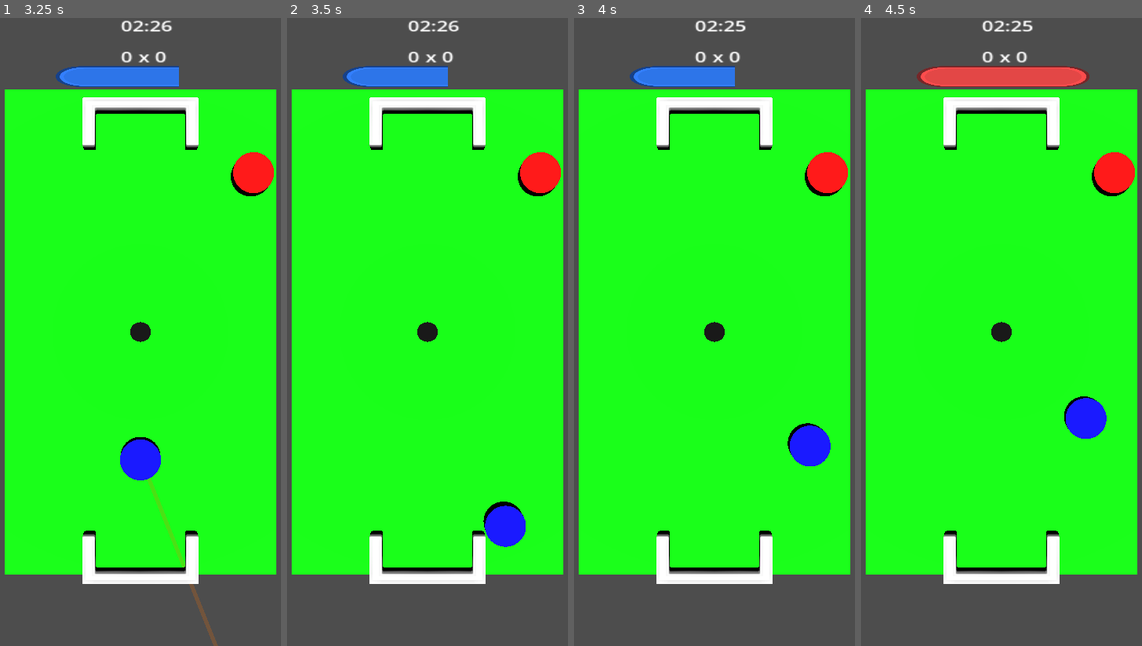
Above: before the commit, frames 1-4 (left to right).
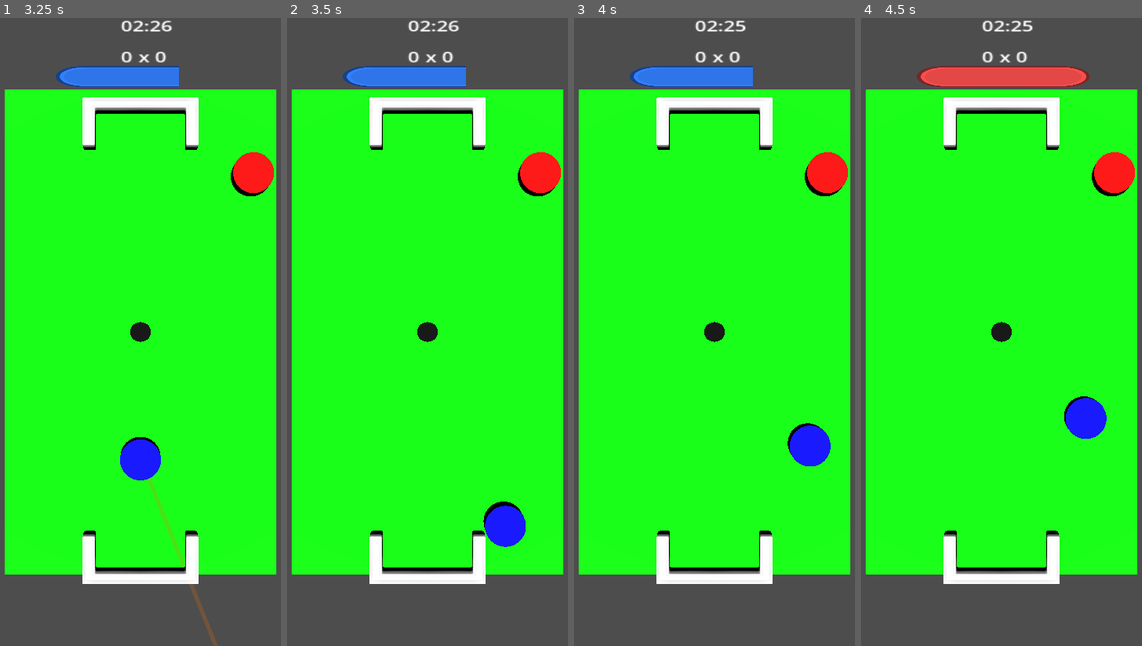
Above: after the commit, the same moments.

Repository: PelvicPsycho/ultimate-botao
Game: Godot game, scene res://MatchScene.tscn
Same seed, same stepped clock (60 frames per second), same inputs: the game is played once before the commit and once after it.
Inputs (mouse positions are in pixels of both pictures, inside the frame that each line leads up to):
- Up to frame 1 (3.25 s): tap Enter at 0.5, 2.75 s; move the mouse to (219, 300) at 0.52 s; tap 1 at 0.6 s; click (219, 300) at 0.67 s; tap Space at 1.25 s; drag from (70, 363) to (123, 457) at 1.27 s; move the mouse to (177, 193) at 2.02 s; tap 3 at 2.1 s; click (177, 193) at 2.17 s; drag from (123, 457) to (33, 237) at 2.77 s
- Up to frame 2 (3.5 s): no input
- Up to frame 3 (4 s): move the mouse to (821, 426) at 3.52 s; tap 2 at 3.6 s; click (821, 426) at 3.67 s
- Up to frame 4 (4.5 s): drag from (894, 237) to (948, 175) at 4.27 s

Frame 1 is identical in both runs. In frame 2, 0.2% of the frame differs, in the area x 57-64%, y 7-11%; in frame 3, 0.2%; in frame 4, nothing differs.

Commit message:
_transferindo_timers_para_script_separado

Diff:
--- /dev/null
+++ b/Componentes/MatchTimer.gd
@@ -0,0 +1,115 @@
+extends Node
+class_name MatchTimer
+
+signal lance_acabou
+signal partida_acabou
+
+@export var tempo_maximo_lance: float = 10.0
+@export var tempo_maximo_partida: float = 150.0 # 2:30
+
+@onready var label_partida: Label = $"../CanvasLayer/VSplitContainer/Label_Tempo"
+@onready var progress_bar_lance: TextureProgressBar = $"../CanvasLayer/TextureProgressBar_Lance"
+
+var tempo_lance_restante: float = 0.0
+var tempo_partida_restante: float = 0.0
+
+var lance_rodando: bool = false
+var partida_rodando: bool = false
+var pausado: bool = false
+
+var current_turn_value: int = 0
+
+
+func _ready() -> void:
+	tempo_lance_restante = tempo_maximo_lance
+	tempo_partida_restante = tempo_maximo_partida
+	_atualizar_label_partida()
+	_atualizar_barra_lance()
+	_atualizar_cor_barra()
+
+
+func iniciar_partida() -> void:
+	tempo_partida_restante = tempo_maximo_partida
+	partida_rodando = true
+	_atualizar_label_partida()
+
+
+func iniciar_lance(turn_value: int) -> void:
+	current_turn_value = turn_value
+	tempo_lance_restante = tempo_maximo_lance
+	lance_rodando = true
+	pausado = false
+	_atualizar_barra_lance()
+	_atualizar_cor_barra()
+
+
+func pausar_lance() -> void:
+	pausado = true
+
+
+func retomar_lance() -> void:
+	pausado = false
+
+
+func parar_tudo() -> void:
+	lance_rodando = false
+	partida_rodando = false
+	pausado = false
+
+
+func _process(delta: float) -> void:
+	if partida_rodando:
+		tempo_partida_restante -= delta
+		_atualizar_label_partida()
+
+		if tempo_partida_restante <= 0.0:
+			tempo_partida_restante = 0.0
+			partida_rodando = false
+			partida_acabou.emit()
+			return
+
+	if not lance_rodando:
+		return
+
+	if pausado:
+		return
+
+	tempo_lance_restante -= delta
+	_atualizar_barra_lance()
+
+	if tempo_lance_restante <= 0.0:
+		tempo_lance_restante = 0.0
+		lance_rodando = false
+		_atualizar_barra_lance()
+		lance_acabou.emit()
+func _atualizar_label_partida() -> void:
+	if label_partida == null:
+		return
+
+	var minutos := int(tempo_partida_restante) / 60
+	var segundos := int(tempo_partida_restante) % 60
+	label_partida.text = "%02d:%02d" % [minutos, segundos]
+
+
+func _atualizar_barra_lance() -> void:
+	if progress_bar_lance == null:
+		return
+
+	progress_bar_lance.min_value = 0
+	progress_bar_lance.max_value = tempo_maximo_lance
+	progress_bar_lance.value = tempo_lance_restante
+func resetar_barra_lance() -> void:
+	tempo_lance_restante = tempo_maximo_lance
+	if progress_bar_lance:
+		progress_bar_lance.max_value = tempo_maximo_lance
+		progress_bar_lance.min_value = 0
+		progress_bar_lance.value = tempo_maximo_lance
+
+func _atualizar_cor_barra() -> void:
+	if progress_bar_lance == null:
+		return
+
+	if current_turn_value == 0:
+		progress_bar_lance.self_modulate = Color(0.2, 0.5, 1.0, 1.0) # HOME
+	else:
+		progress_bar_lance.self_modulate = Color(1.0, 0.3, 0.3, 1.0) # AWAY
--- a/MatchScene.tscn
+++ b/MatchScene.tscn
@@ -11,6 +11,7 @@
 [ext_resource type="Script" uid="uid://bsh77xacbgnf5" path="res://Scripts Globais/gol_manager(temporario).gd" id="9_y3jfn"]
 [ext_resource type="PackedScene" uid="uid://cmr1tg758m3vc" path="res://Temporarios/Scenes_testes/pause_menu.tscn" id="10_xa1af"]
 [ext_resource type="Texture2D" uid="uid://bo3iftgkblwmo" path="res://ProgressBar/progress_track.png" id="11_1s8k8"]
+[ext_resource type="Script" uid="uid://bminfw21hws6" path="res://Componentes/MatchTimer.gd" id="12_1s8k8"]
 
 [sub_resource type="StandardMaterial3D" id="StandardMaterial3D_qsfy7"]
 albedo_color = Color(0, 1, 0, 1)
@@ -138,4 +139,7 @@
 [node name="Label_Away" type="Label" parent="CanvasLayer/VSplitContainer/HBoxContainer" unique_id=146010707]
 layout_mode = 2
 
+[node name="MatchTimer" type="Node" parent="." unique_id=112737087]
+script = ExtResource("12_1s8k8")
+
 [connection signal="timeout" from="TimerLance" to="." method="_on_timer_lance_timeout"]
--- a/Scripts Globais/MatchState.gd
+++ b/Scripts Globais/MatchState.gd
@@ -1,54 +1,39 @@
 extends Node
 
-enum turn {HOME, AWAY}
+enum turn { HOME, AWAY }
 enum ModoTiro { PUXAR, EMPURRAR, MODO_3 }
 
-# 🔴 Configurações de Jogo
 var modo_atual = ModoTiro.PUXAR
-var allPieces: Array[Player]
+
+var allPieces: Array[Player] = []
 var selectedPiece: Player
 
 @export var homeTeam: Team
-var homeScore: int
-var homePlayers: Array[Player]
+var homeScore: int = 0
+var homePlayers: Array[Player] = []
 
 @export var awayTeam: Team
-var awayScore: int
-var awayPlayers: Array[Player]
+var awayScore: int = 0
+var awayPlayers: Array[Player] = []
 
 var currentTurn: turn
-var turnCounter: int
+var turnCounter: int = 0
 var foulFlag: bool = false
 var goalFlag: bool = false
-
-# 🔵 Lógica do Script Velho Adaptada
-@export var tempo_maximo_lance: float = 10.0
-@export var caminho_label_lance: NodePath
-#onready var label_lance: Label =$CanvasLayer/Label_Lance
-@export var caminho_label_home: NodePath
-@export var caminho_label_away: NodePath
-@onready var label_partida: Label = $CanvasLayer/VSplitContainer/Label_Tempo
-@export var tempo_maximo_partida: float = 150 # 2:30
-var tempo_partida_restante: float = 0.0
-var partida_rodando: bool = false
-@onready var progressBar_Lance = $CanvasLayer/TextureProgressBar_Lance
-@export var textura_home: Texture2D
-@export var textura_away: Texture2D
-var lance_rodando: bool = false
 @onready var label_home: Label = $CanvasLayer/VSplitContainer/HBoxContainer/Label_Home
 @onready var label_away: Label = $CanvasLayer/VSplitContainer/HBoxContainer/Label_Away
-var tempo_restante: float = 0.0
-var rodando: bool = false
-var pausado: bool = false
+@onready var timer = $MatchTimer
 
-func _ready():
+
+func _ready() -> void:
 	selectFirstTurn()
+
 	homeScore = 0
 	awayScore = 0
 	turnCounter = 0
 	foulFlag = false
 	goalFlag = false
-	progressBar_Lance.value= 50
+
 	var nodes = get_tree().get_nodes_in_group("Players")
 	allPieces.assign(nodes)
 
@@ -66,122 +51,38 @@
 		else:
 			awayPlayers.append(piece)
 			piece.canPlay = (currentTurn == turn.AWAY)
-	tempo_partida_restante = tempo_maximo_partida
-	partida_rodando = true
-	_atualizar_label_partida()
+
 	_atualizar_placar()
 
-	# Inicia o tempo logo que o jogo começa
-	iniciar_lance()
-	#rint("Label Lance: ", label_lance)
-	print("Caminho configurado: ", caminho_label_lance)
-	#if label_lance == null:
-	#	print("❌ ERRO: Label não encontrado! Verifique o NodePath no Inspector.")
-	#else:
-	#	print("✅ Label encontrado e pronto.")
+	timer.partida_acabou.connect(_on_partida_acabou)
+	timer.lance_acabou.connect(_on_lance_acabou)
+	timer.iniciar_partida()
+	timer.iniciar_lance(currentTurn)
+
 
 func _atualizar_placar() -> void:
 	if label_home:
 		label_home.text = str(homeScore)
+
 	if label_away:
 		label_away.text = str(awayScore)
 
-func _process(delta: float) -> void:
-	if not rodando or goalFlag:
-		return
+func _on_lance_acabou() -> void:
+	print("⏰ Tempo do lance acabou.")
+	changeTurn()
+	timer.iniciar_lance(currentTurn)
 
-	# Se a física está rolando (peças movendo), o tempo não conta
-	if pausado:
-		if _partida_parou():
-			pausado = false
-			print("✅ Física parou, retomando timer.")
-		else:
-			# Remova este print depois que funcionar, ele serve para ver se está travado aqui
-			# print("⏳ Aguardando peças pararem...")
-			return
 
-	tempo_restante -= delta
-	if progressBar_Lance:
-		progressBar_Lance.value = tempo_restante
-	#_atualizar_label()
-	if partida_rodando:
-		tempo_partida_restante -= delta
+func _on_partida_acabou() -> void:
+	print("⏰ Fim da partida!")
+	timer.parar_tudo()
 
-	if tempo_partida_restante <= 0.0:
-		tempo_partida_restante = 0.0
-		partida_rodando = false
-		_atualizar_label_partida()
-		fim_de_partida()
-		return
 
-	_atualizar_label_partida()
-	if tempo_restante <= 0.0:
-		tempo_restante = 0.0
-		if progressBar_Lance:
-			progressBar_Lance.value = 0.0
-	#	_atualizar_label()
-		print("⏰ Tempo esgotado! Trocando turno.")
-		changeTurn()
-		iniciar_lance()
-
-# 🟢 Funções de Controle do Timer
-func iniciar_lance() -> void:
-	tempo_restante = tempo_maximo_lance
-	rodando = true
-	pausado = false
-
-	if progressBar_Lance:
-		progressBar_Lance.min_value = 0
-		progressBar_Lance.max_value = tempo_maximo_lance
-		progressBar_Lance.value = tempo_maximo_lance
-
-	atualizar_barra_turno()
-func pausar_lance() -> void:
-	pausado = true
-
-func _partida_parou() -> bool:
-	var limite_velocidade = 0.2
-	# Verifica se todas as peças pararam de se mover
-	for p in allPieces:
-		if p is RigidBody3D:
-			if not p.sleeping and p.linear_velocity.length() > limite_velocidade:
-				return false
-	# Verifica se a bola parou de se mover
-	var balls = get_tree().get_nodes_in_group("ball")
-	for ball in balls:
-		if ball is RigidBody3D:
-			if not ball.sleeping and ball.linear_velocity.length() > limite_velocidade:
-				return false
-	return true
-func _atualizar_label_partida() -> void:
-	if label_partida == null:
-		return
-
-	var minutos := int(tempo_partida_restante) / 60
-	var segundos := int(tempo_partida_restante) % 60
-	label_partida.text = "%02d:%02d" % [minutos, segundos]
-#func _atualizar_label() -> void:
-#	if label_lance == null:
-#		return
-#	var minutos := int(tempo_restante) / 60
-#	var segundos := int(tempo_restante) % 60
-	#label_lance.text = "%02d:%02d" % [minutos, segundos]
-
-# 🟡 Lógica de Turnos e Eventos
-func atualizar_barra_turno() -> void:
-	if progressBar_Lance == null:
-		return
-
-	if currentTurn == turn.HOME:
-		progressBar_Lance.self_modulate = Color(0.2, 0.5, 1.0) # azul
-	else:
-		progressBar_Lance.self_modulate = Color(1.0, 0.3, 0.3) # vermelho
-func onTurnPlayed():
+func onTurnPlayed() -> void:
 	for piece in allPieces:
 		piece.disabled = true
 
-	# Pausa o timer enquanto as peças batem e se movem
-	pausar_lance()
+	timer.pausar_lance()
 
 	await get_tree().create_timer(1.0).timeout
 
@@ -190,13 +91,11 @@
 
 	print("Turno jogado, verificando posse...")
 	decideTurn()
-	# Reinicia o tempo para o próximo lance (mesmo time ou troca)
-	iniciar_lance()
-func fim_de_partida() -> void:
-	print("⏰ Fim da partida!")
-	rodando = false
-	pausado = false
-func decideTurn():
+
+	timer.retomar_lance()
+	timer.resetar_barra_lance()
+
+func decideTurn() -> void:
 	if goalFlag:
 		return
 
@@ -217,7 +116,8 @@
 		print("❌ Jogador errou a bola! Troca de turno.")
 		changeTurn()
 
-func changeTurn():
+
+func changeTurn() -> void:
 	if currentTurn == turn.HOME:
 		currentTurn = turn.AWAY
 	else:
@@ -227,33 +127,42 @@
 		piece.canPlay = !piece.canPlay
 
 	turnCounter = 0
-	atualizar_barra_turno()
+	timer.iniciar_lance(currentTurn)
 
 	print("Turno atual: ", "HOME" if currentTurn == turn.HOME else "AWAY")
 
-func onGoal(isHome: bool):
+
+func onGoal(isHome: bool) -> void:
 	goalFlag = true
-	rodando = false # Para o timer no gol
+
+
 	if isHome:
 		awayScore += 1
 	else:
 		homeScore += 1
+
+	_atualizar_placar()
 	print("GOL! ", homeScore, " X ", awayScore)
-	_atualizar_placar()
+
 func forceTurn(target: turn) -> void:
 	currentTurn = target
 	turnCounter = 0
 	foulFlag = false
 	goalFlag = false
+
 	for piece in allPieces:
 		piece.canPlay = (piece.team == homeTeam and currentTurn == turn.HOME) or (piece.team == awayTeam and currentTurn == turn.AWAY)
-	iniciar_lance()
 
-func selectFirstTurn():
-	currentTurn = turn.AWAY if randi_range(0,1) > 0 else turn.HOME
+	timer.iniciar_lance(currentTurn)
+
+
+func selectFirstTurn() -> void:
+	currentTurn = turn.AWAY if randi_range(0, 1) > 0 else turn.HOME
+
 
 func isCorrectSide(team: Team) -> bool:
 	return (currentTurn == turn.HOME and team == homeTeam) or (currentTurn == turn.AWAY and team == awayTeam)
 
-func onClickedPiece(piece: Player):
+
+func onClickedPiece(piece: Player) -> void:
 	selectedPiece = piece
--- a/Scripts Globais/gol_manager(temporario).gd
+++ b/Scripts Globais/gol_manager(temporario).gd
@@ -17,6 +17,7 @@
 
 	if not match_state:
 		match_state = get_tree().root.get_node("MatchScene")
+	#teste
 
 	# ---------------------------------------------------------
 	# CORREÇÃO 1: Conexão de sinais padrão Godot 4 (Callable)
Not shown, added: Componentes/MatchTimer.gd.uid
